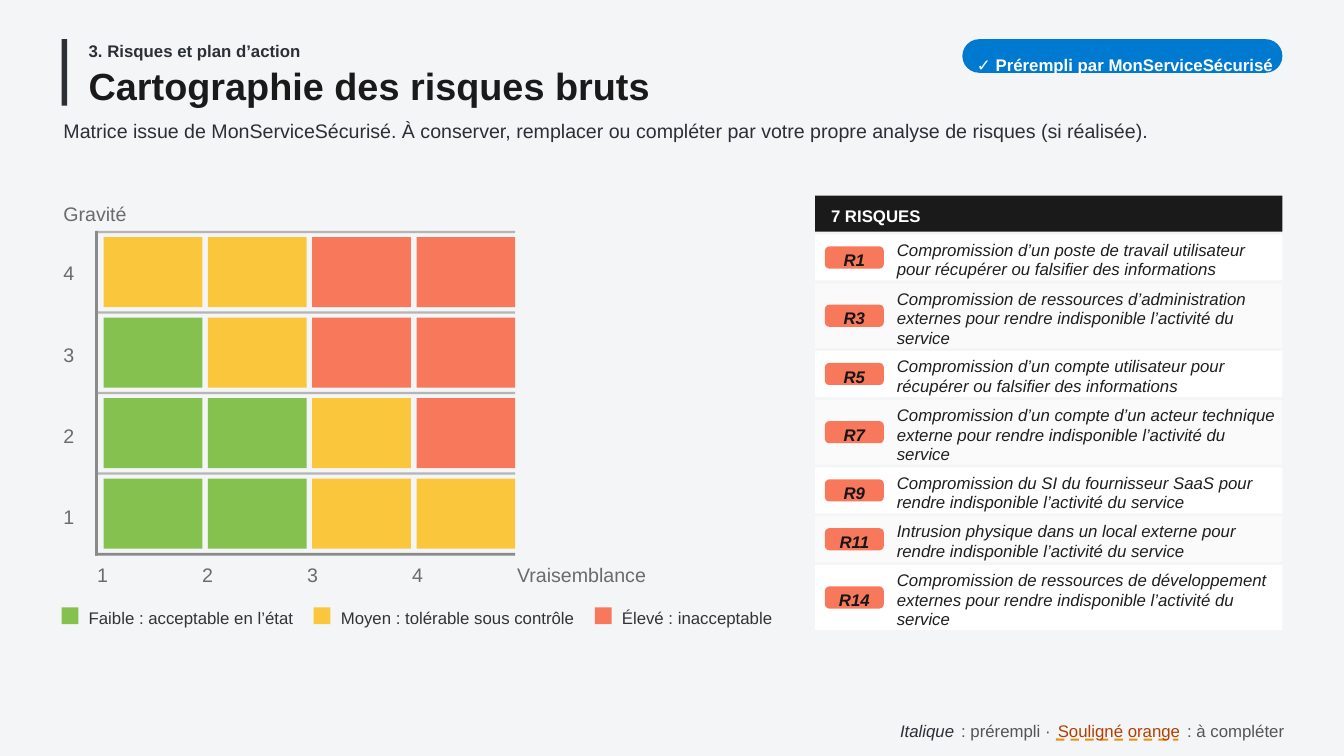
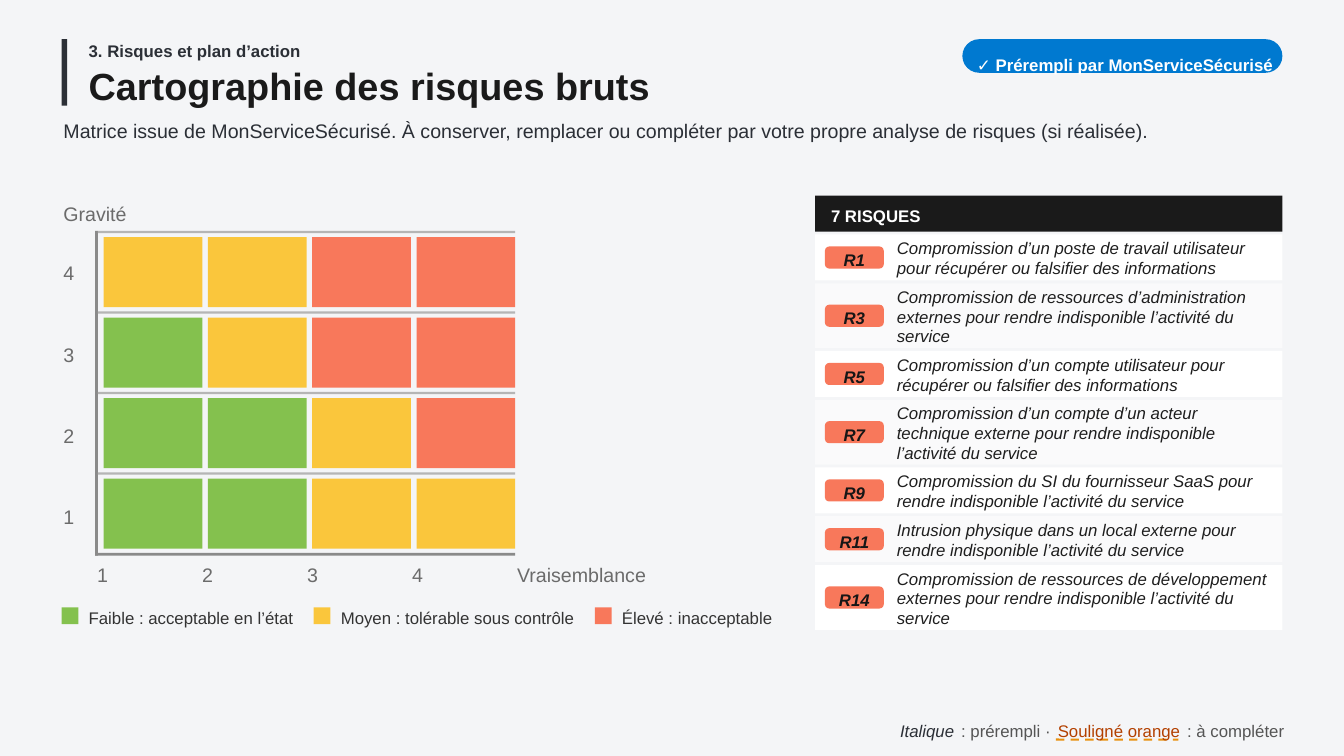
Before and after one commit to betagouv/mon-service-securise, a slide deck: slide 14 of src/vuesPowerpoint/supportCommissionHomologation.pptx. Drawn at 1344x756 pixels with LibreOffice and Linux fonts; fonts in the diff are those of the drawing. Boxes give left, top, right and bottom in pixels: in the first picture for what was removed or moved away, otherwise in the second. Text is boxed around its words. In the diff, an @@ line names an element or a change of style, - is before the commit and + after.

Commit message:
[PPTX] Ajuste la hauteur des lignes de la liste des risques à leur intitulé
Les intitulés restent en 18 pt, sans ajustement automatique, dans le fond blanc de leur ligne.

```diff
--- a/src/vuesPowerpoint/supportCommissionHomologation.pptx
+++ b/src/vuesPowerpoint/supportCommissionHomologation.pptx
@@ vertical alignment top to middle in 7 elements at bbox=[897, 242, 1245, 278], bbox=[897, 291, 1246, 342], bbox=[897, 359, 1225, 395], bbox=[897, 407, 1215, 459], bbox=[897, 475, 1253, 511], bbox=[897, 524, 1236, 560], bbox=[897, 572, 1267, 624] @@
```
Also in this commit, not shown: 3 other files.
